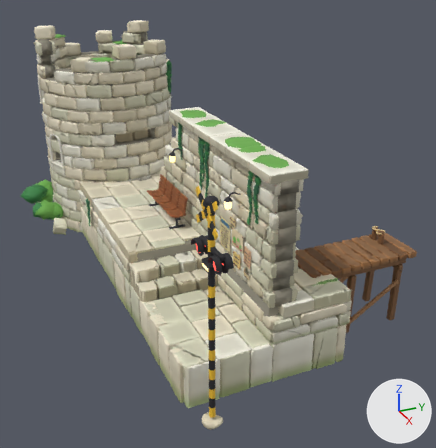
The glTF model models/terminal/halt.glb, before and after one commit.
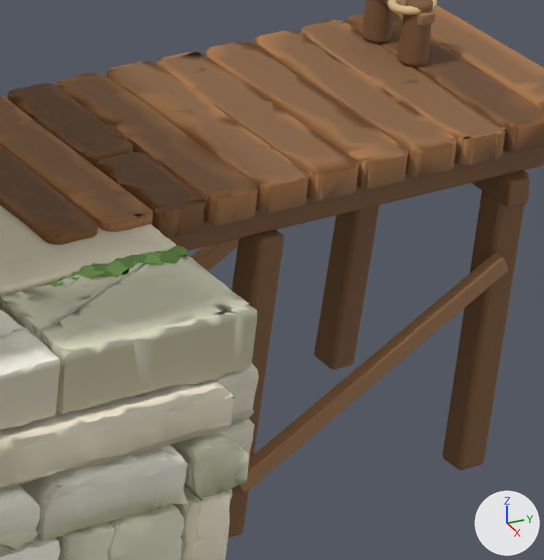
The first picture shows the older version from a 50 mm lens placed at (16.28, -6.29, 8.89), pointed at (-0.79, 1.39, 0.36). The close-ups show the older and then the newer version on the part from 69% to 93% of the width and 52% to 75% of the height of that picture. Only the edits that show in the close-ups are written down. Lighting does not change. The marker at lower right points along +X, +Y and +Z. Where no turn or scale is listed for an object, it has been applied to the vertices. Vertices at exactly the same position are counted once.

Objects in the first close-up: 'back_step', 'back_step.001', 'back_step.002', 'back_step.003', 'bollard', 'bollard_bar', 'deck_plank', 'deck_plank.001', 'moss', 'moss.001' and 1 more.
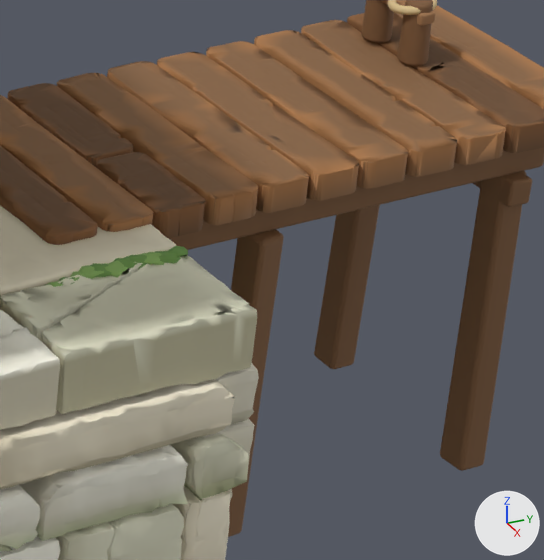
Where the newer file only moved an object's origin or applied its transform, the numbers keep the older frame.

What changed in the scene script:
```text
Change me_bollard:
    where me_bollard.from_pydata(...)  # 843 vertices, 1650 faces; spans x -0.75..0.75, y -1.46..1.46, z -1.3..1.3
    used by ob_bollard; location = (3.848, 3.451, 0.092)
    me_bollard part 1: 73 of 843 vertices moved; they spanned x 0.49..0.69, y 1.13..1.34, z -1.29..0.59 and now span x 0.5..0.69, y 1.13..1.33, z -1.29..0.59; mean shift (0.0, 0.0, 0.0); largest move (0.54, 1.13, -1.26) -> (0.53, 1.13, -1.26)
Change me_bollard_bar:
    used by ob_bollard_bar; location = (3.848, 3.832, 0.238)
    remove me_bollard_bar.from_pydata(...)  # 288 vertices, 564 faces; spans x -0.76..0.76, y -0.84..0.84, z -1.1..1.1
    add me_bollard_bar.from_pydata(...)  # 96 vertices, 188 faces; spans x -0.55..-0.05, y 0.72..0.82, z 1.03..1.1
    me_bollard_bar part 2: the loose piece of 96 vertices spanning x -0.76..-0.68, y -0.84..0.84, z -1.1..-0.01 is deleted
    me_bollard_bar part 3: the loose piece of 96 vertices spanning x 0.68..0.76, y -0.84..0.84, z -1.1..-0.01 is deleted
Change me_deck_plank_001:
    used by ob_deck_plank_001; location = (3.851, 3.611, 0.936)
    remove me_deck_plank_001.from_pydata(...)  # 5775 vertices, 11514 faces; spans x -0.75..0.75, y -1.6..1.6, z -0.08..0.08
    add me_deck_plank_001.from_pydata(...)  # 5769 vertices, 11503 faces; spans x -0.75..0.75, y -1.6..1.6, z -0.08..0.08
    me_deck_plank_001 part 4: 204 vertices moved within x -0.75..0.75, y -0.94..1.57, z -0.08..0.08; 1706 vertices removed from x -0.75..0.75, y -0.96..1.6, z -0.08..0.08; 1685 vertices added at x -0.75..0.75, y -0.96..1.6, z -0.08..0.08
    me_deck_plank_001 part 5: 16 vertices moved within x -0.56..0.71, y -1.58..-1.29, z 0.01..0.07; 176 vertices removed from x -0.75..0.75, y -1.6..-1.28, z 0.01..0.07; 191 vertices added at x -0.75..0.75, y -1.6..-1.28, z 0.01..0.07
    me_deck_plank_001 part 6: 89 kept faces spanning x -0.74..0.75, y -1.59..1.59, z -0.08..0.08 get new vertex colours
```

Location of each change, (x1, y1, x2, y2) in pixels of the close-ups (544 x 560 px; the box of a moved part takes in the faces that stretch with it):
'bollard', reshaped: before (169, 0, 544, 538); after (169, 0, 544, 537)
'bollard_bar', reshaped: before (190, 0, 508, 493); after (381, 0, 435, 26)
part 1 of me_bollard, moved or reshaped: before (443, 170, 529, 470); after (440, 171, 527, 471)
part 2 of me_bollard_bar, deleted (brown): before (190, 239, 239, 271)
part 3 of me_bollard_bar, deleted: before (237, 253, 508, 493)
part 4 of me_deck_plank_001, moved or reshaped: before (57, 20, 544, 203); after (57, 20, 544, 210)
part 5 of me_deck_plank_001, moved or reshaped: before (0, 97, 153, 232); after (0, 95, 153, 232)
part 6 of me_deck_plank_001, recoloured: before (0, 20, 370, 232); after (0, 20, 435, 232)
